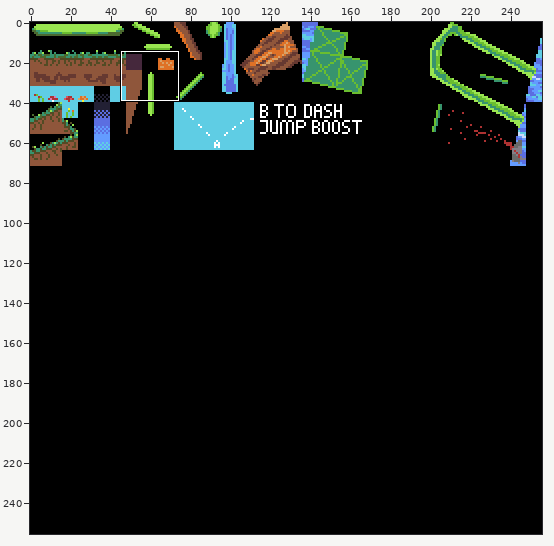
Pixel-art file: built-to-scale/gfx/platforms.aseprite. The picture above shows the old version from afar; the outline marks the close-up.
Close-up. Old version:
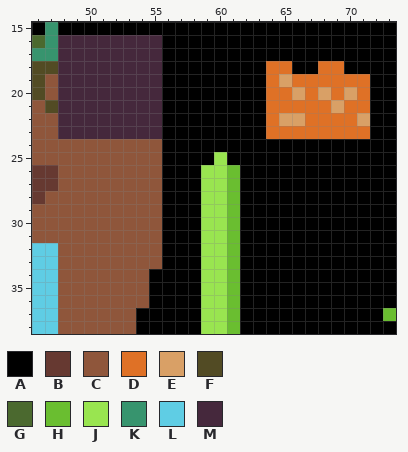
256x256 pixels, 1 frame. Shown: x 46..73, y 15..38.
Visible layers, top first: "Layer 3", "Layer 2", "Planet", "Layer 1".
Palette (. is transparent): A #000000  B #663931  C #8f563b  D #df7126  E #d9a066  F #524b24  G #4b692f  H #6abe30  J #99e550  K #37946e  L #5fcde4  M #45283c
Pixels before, first column x 46:
15 AKAAAAAAAAAAAAAAAAAAAAAAAAAA
16 GKMMMMMMMMAAAAAAAAAAAAAAAAAA
17 KKMMMMMMMMAAAAAAAAAAAAAAAAAA
18 FFMMMMMMMMAAAAAAAADDAADDAAAA
19 FCMMMMMMMMAAAAAAAADEDDDDDDAA
20 FCMMMMMMMMAAAAAAAADDEDEDEDAA
21 CFMMMMMMMMAAAAAAAADDDDDEDDAA
22 CCMMMMMMMMAAAAAAAADEEDDDDEAA
23 CCMMMMMMMMAAAAAAAADDDDDDDDAA
24 CCCCCCCCCCAAAAAAAAAAAAAAAAAA
25 CCCCCCCCCCAAAAJAAAAAAAAAAAAA
26 BBCCCCCCCCAAAJJHAAAAAAAAAAAA
27 BBCCCCCCCCAAAJJHAAAAAAAAAAAA
28 BCCCCCCCCCAAAJJHAAAAAAAAAAAA
29 CCCCCCCCCCAAAJJHAAAAAAAAAAAA
30 CCCCCCCCCCAAAJJHAAAAAAAAAAAA
31 CCCCCCCCCCAAAJJHAAAAAAAAAAAA
32 LLCCCCCCCCAAAJJHAAAAAAAAAAAA
33 LLCCCCCCCCAAAJJHAAAAAAAAAAAA
34 LLCCCCCCCAAAAJJHAAAAAAAAAAAA
35 LLCCCCCCCAAAAJJHAAAAAAAAAAAA
36 LLCCCCCCCAAAAJJHAAAAAAAAAAAA
37 LLCCCCCCAAAAAJJHAAAAAAAAAAAH
38 LLCCCCCCAAAAAJJHAAAAAAAAAAAA
The result:
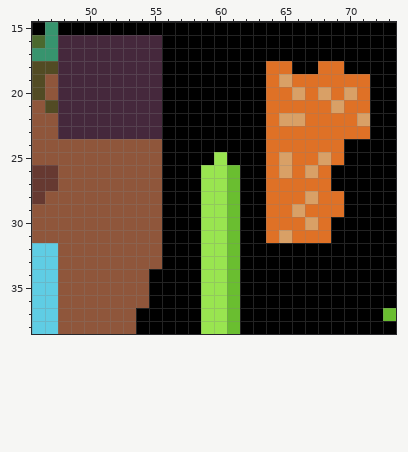
The commit says: Force a dash along the platform
From old to new:
{"where": "layer \"Layer 2\""}
{"y":24,"x":64,"old":"AAAAAA","new":"DDDDDD"}
{"y":25,"x":64,"old":"AAAAAA","new":"DEDDED"}
{"y":26,"x":64,"old":"AAAAA","new":"DEDED"}
{"y":27,"x":64,"old":"AAAAA","new":"DDDDD"}
{"y":28,"x":64,"old":"AAAAAA","new":"DDDEDD"}
{"y":29,"x":64,"old":"AAAAAA","new":"DDEDDD"}
{"y":30,"x":64,"old":"AAAAA","new":"DDDED"}
{"y":31,"x":64,"old":"AAAAA","new":"DEDDD"}
